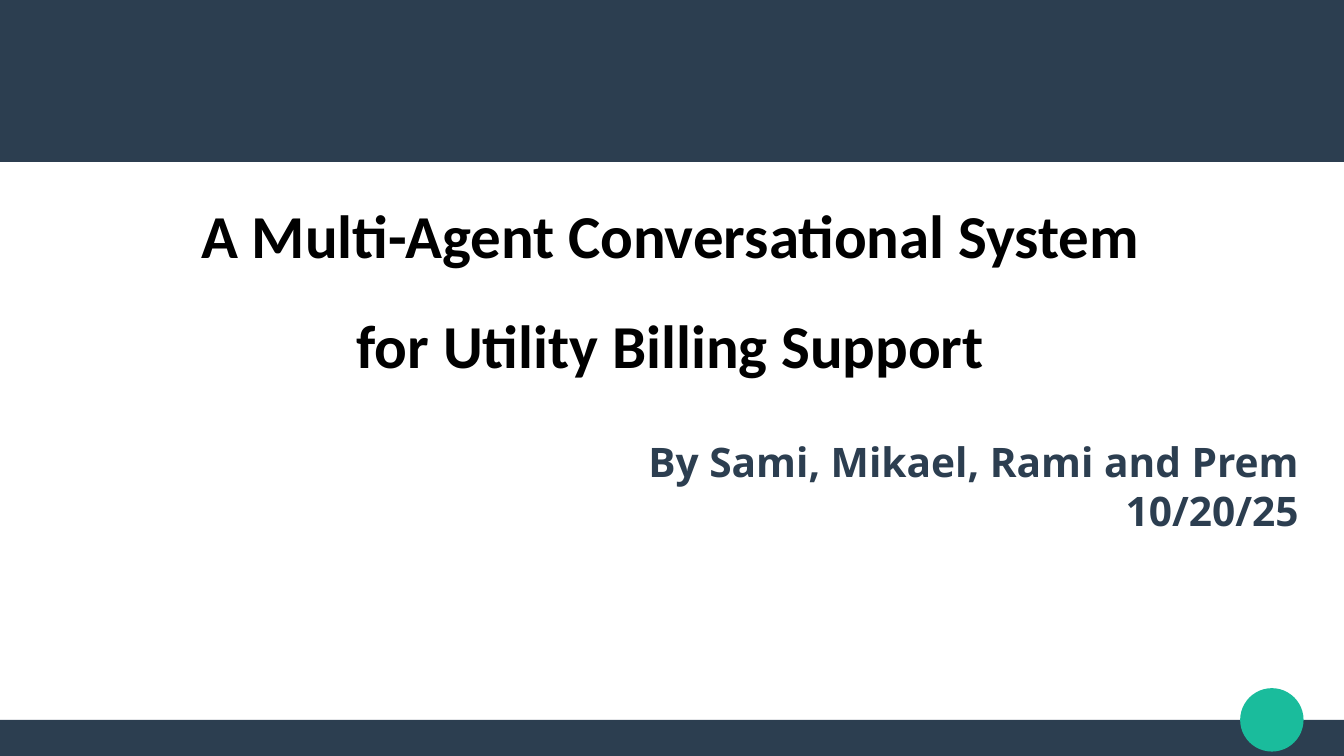
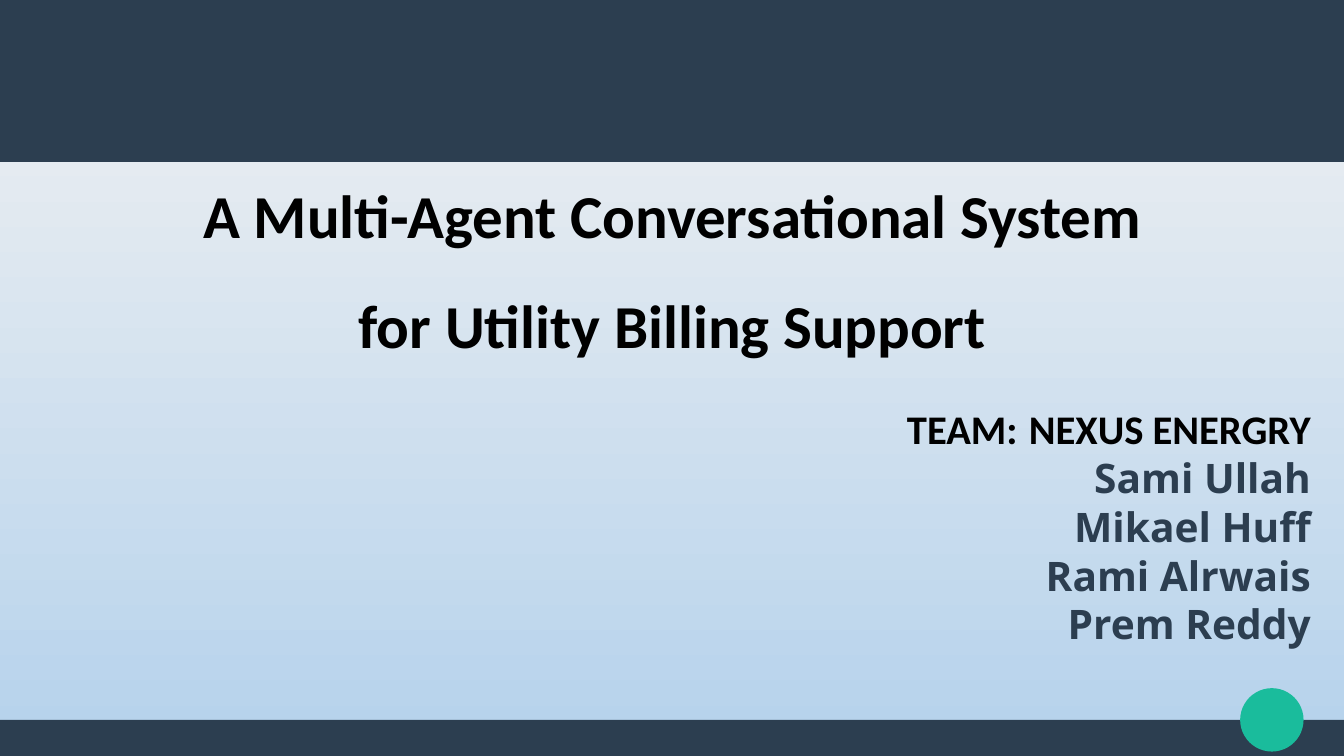
Before and after one commit to raalrwai/Multi-Agent-RAG-Utility-App, a slide deck: slide 1 of presentation/RAG_Slidess.odp. Drawn at 1344x756 pixels with LibreOffice and Linux fonts; fonts in the diff are those of the drawing. Boxes give left, top, right and bottom in pixels: in the first picture for what was removed or moved away, otherwise in the second. Text is boxed around its words. In the diff, an @@ line names an element or a change of style, - is before the commit and + after.

Commit message:
Edited presentation and agents

```diff
--- a/presentation/RAG_Slidess.odp
+++ b/presentation/RAG_Slidess.odp
@@ background #FFFFFF to gradient #F2F2F2 to #B5D2EC @@
@@ text "A Multi-Agent Conversational System": place and size @@
-text "A Multi-Agent Conversational System" at [201, 215, 1139, 379]
+text "A Multi-Agent Conversational System" at [203, 195, 1141, 359]
@@ text added at [907, 417, 1311, 649], 24 pt, text #2C3E50, bold @@
+TEAM: NEXUS ENERGRY
+Sami Ullah
+Mikael Huff
+Rami Alrwais
+Prem Reddy
@@ text removed at [648, 446, 1299, 527] @@
-By Sami, Mikael, Rami and Prem
-10/20/25
```
Also in this commit, not shown: 5 other slides changed, 6 slides added, 4 slides removed, 8 other files.
